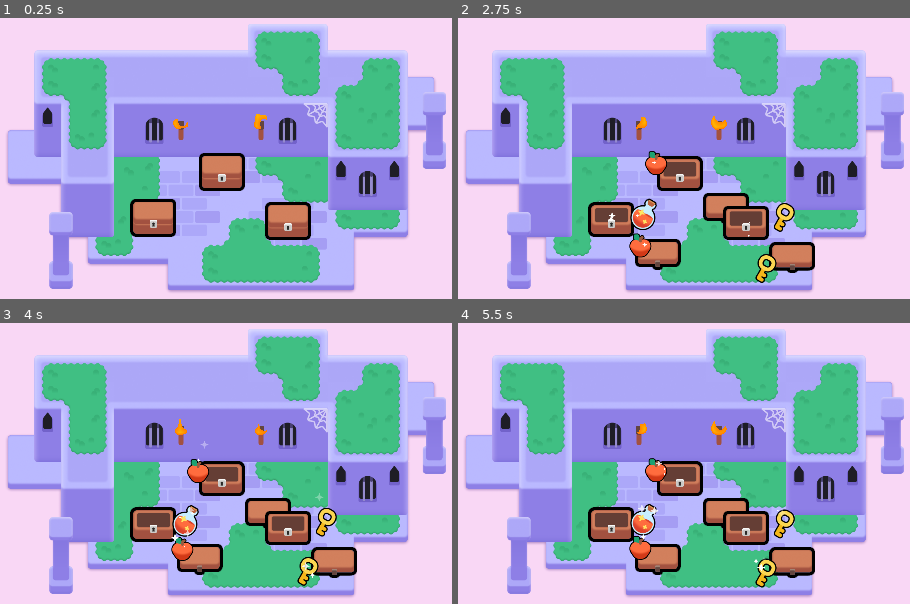
Above: before the commit, frames 1-4 (two rows, left to right).
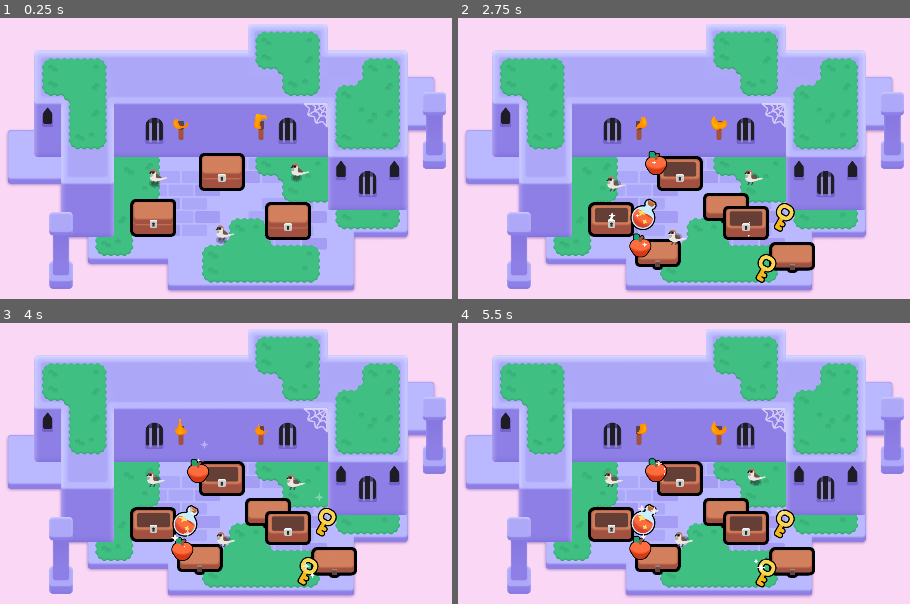
Above: after the commit, the same moments.

Repository: paninikeiko/2d-GameDev-Course
Game: Godot game, scene res://lessons/mini_dungeon.tscn
The game is run twice, just before and just after one commit, with the same random seed, the same clock (stepped at 60 frames per second) and the same inputs.
Inputs (mouse positions are in pixels of both pictures, inside the frame that each line leads up to):
- Up to frame 1 (0.25 s): no input
- Up to frame 2 (2.75 s): tap Enter at 0.5 s; move the mouse to (679, 172) at 0.52 s; press the mouse at (679, 172) at 0.53 s; hold D (move_right) 0.53-1.28 s; tap Space at 0.77, 1.52 s; move the mouse to (611, 217) at 1.27 s; release the mouse at (611, 217) at 1.28 s; hold S (move_down) 1.28-2.03 s; right-click (611, 217) at 1.35 s; click (611, 217) at 1.42 s; move the mouse to (747, 220) at 2.02 s; hold D (move_right) from 2.03 s (still down); tap Z at 2.1 s; click (747, 220) at 2.17 s
- Up to frame 3 (4 s): move the mouse to (180, 570) at 2.77 s; release D (move_right) at 2.78 s; hold W (move_up) 2.78-3.53 s; click (180, 570) at 2.85 s; tap Space at 3.02, 3.77 s; move the mouse to (outside the picture) at 3.52 s; hold A (move_left) from 3.53 s (still down); hold Right mouse button (right_click) from 3.53 s (still down); click (outside the picture) at 3.67 s
- Up to frame 4 (5.5 s): move the mouse to (outside the picture) at 4.27 s; release Right mouse button (right_click) at 4.28 s; tap Z at 4.35 s; click (outside the picture) at 4.42 s; tap Space at 4.52 s; move the mouse to (720, 480) at 5.02 s; release A (move_left) at 5.03 s; press the mouse at (720, 480) at 5.03 s; hold S (move_down) from 5.03 s (still down)

The runs differ from the first frame. In frame 1, 0.4% of the frame differs, in the area x 32-69%, y 51-81%; in frame 2, 0.3%; in frame 3, 0.3%; in frame 4, 0.4%.

Commit message:
M6 L8 & L9 Completed

Diff:
--- /dev/null
+++ b/M06.looting_workbook/Bird.gd
@@ -0,0 +1,34 @@
+extends Node2D
+
+@onready var sprite_2d: Sprite2D = $Sprite2D
+@onready var wait_timer: Timer = $WaitTimer
+@onready var shadow: Sprite2D = $Shadow
+
+func _ready() -> void:
+	wait_timer.wait_time = randf_range(1.0, 3.0)
+	wait_timer.one_shot = true
+	wait_timer.timeout.connect(_animate_one_hop)
+	wait_timer.start()
+
+func _animate_one_hop() -> void:
+	const HOP_DURATION := 0.25
+	const HALF_HOP_DURATION := HOP_DURATION / 2.0
+
+	var random_direction := Vector2(1.0, 0.0).rotated(randf() * 2.0 * PI)
+	var land_position := random_direction * randf_range(0.0, 30.0)
+
+	var tween := create_tween().set_parallel()
+	tween.tween_property(sprite_2d, "position:x", land_position.x, HOP_DURATION)
+	tween.tween_property(shadow, "position", land_position, HOP_DURATION)
+
+	tween = create_tween()
+	tween.set_trans(Tween.TRANS_QUAD)
+	tween.set_ease(Tween.EASE_OUT)
+	const JUMP_HEIGHT := 16.0
+	tween.tween_property(sprite_2d, "position:y", land_position.y - JUMP_HEIGHT, HALF_HOP_DURATION)
+	tween.set_ease(Tween.EASE_IN)
+	tween.tween_property(sprite_2d, "position:y", land_position.y, HALF_HOP_DURATION)
+
+	wait_timer.wait_time = randf_range(1.0, 3.0)
+
+	tween.finished.connect(wait_timer.start)
--- a/M06.looting_workbook/assets/bird/shadow.tscn
+++ b/M06.looting_workbook/assets/bird/shadow.tscn
@@ -18,5 +18,6 @@
 [node name="Shadow" type="Sprite2D"]
 show_behind_parent = true
 material = SubResource("ShaderMaterial_3o8dr")
-scale = Vector2(1.5625, 0.976562)
+position = Vector2(-7, 17)
+scale = Vector2(1.445, 0.977)
 texture = ExtResource("2_2mb0d")
--- a/M06.looting_workbook/assets/torch/torch.gd
+++ b/M06.looting_workbook/assets/torch/torch.gd
@@ -5,3 +5,12 @@
 func _ready() -> void:
 	# This parameter of the shader material gives each flame a slightly different look and randomized animation.
 	flame.material.set("shader_parameter/offset", global_position * 0.1)
+
+func _input_event(viewport: Viewport, event: InputEvent, shape_idx: int) -> void:
+	var is_mouse_pressed: bool = (
+		event is InputEventMouseButton and
+		event.pressed and
+		event.button_index == MOUSE_BUTTON_LEFT
+	)
+	if is_mouse_pressed:
+		flame.visible = not flame.visible
--- a/M06.looting_workbook/assets/torch/torch.tscn
+++ b/M06.looting_workbook/assets/torch/torch.tscn
@@ -28,7 +28,11 @@
 shader_parameter/noise_sampler = SubResource("NoiseTexture2D_1dd3t")
 shader_parameter/flame_gradient = SubResource("GradientTexture1D_cnwig")
 
-[node name="Torch" type="Node2D"]
+[sub_resource type="CapsuleShape2D" id="CapsuleShape2D_jo78k"]
+radius = 19.0
+height = 68.0
+
+[node name="Torch" type="Area2D"]
 script = ExtResource("1_8rman")
 
 [node name="TorchBody" type="Sprite2D" parent="."]
@@ -40,3 +44,7 @@
 position = Vector2(0, -30)
 scale = Vector2(0.28038, 0.28038)
 texture = ExtResource("3_5oi5q")
+
+[node name="CollisionShape2D" type="CollisionShape2D" parent="."]
+position = Vector2(0, -8)
+shape = SubResource("CapsuleShape2D_jo78k")
--- /dev/null
+++ b/M06.looting_workbook/bird.tscn
@@ -0,0 +1,16 @@
+[gd_scene load_steps=4 format=3 uid="uid://npdrbs23jxct"]
+
+[ext_resource type="Script" path="res://Bird.gd" id="1_gjw86"]
+[ext_resource type="PackedScene" uid="uid://dnetm54guji21" path="res://assets/bird/shadow.tscn" id="2_vjmar"]
+[ext_resource type="Texture2D" uid="uid://bwhshkk62k3bh" path="res://assets/bird/sparrow.png" id="3_rc03x"]
+
+[node name="Bird" type="Node2D"]
+script = ExtResource("1_gjw86")
+
+[node name="Shadow" parent="." instance=ExtResource("2_vjmar")]
+
+[node name="Sprite2D" type="Sprite2D" parent="."]
+texture = ExtResource("3_rc03x")
+
+[node name="WaitTimer" type="Timer" parent="."]
+one_shot = true
--- a/M06.looting_workbook/lessons/items/item.gd
+++ b/M06.looting_workbook/lessons/items/item.gd
@@ -1,10 +1,21 @@
 # Script for pickable items. We don't use inheritance here, just composition: an item is any Area2D scene with a child sprite and this script attached. See gem.tscn and health_pack.tscn.
 extends Area2D
-
 
 func _ready() -> void:
 	play_floating_animation()
 
+func _input_event(viewport: Viewport, event: InputEvent, shape_idx: int) -> void:
+	var event_is_mouse_click: bool = (
+		event is InputEventMouseButton and
+		event.button_index == MOUSE_BUTTON_LEFT and
+		event.is_pressed()
+	)
+
+	if event_is_mouse_click:
+		var tween := create_tween()
+		tween.set_trans(Tween.TRANS_CUBIC).set_ease(Tween.EASE_OUT)
+		tween.tween_property(self, "scale", Vector2(0.0, 0.0), 0.3)
+		tween.finished.connect(queue_free)
 
 func play_floating_animation() -> void:
 	var tween := create_tween()
--- a/M06.looting_workbook/lessons/mini_dungeon.tscn
+++ b/M06.looting_workbook/lessons/mini_dungeon.tscn
@@ -7,6 +7,7 @@
 [ext_resource type="Texture2D" uid="uid://l0y1k1obencd" path="res://assets/dungeon/spider_web.png" id="5_ywba7"]
 [ext_resource type="PackedScene" uid="uid://eundh35r605v" path="res://assets/torch/torch.tscn" id="6_fokey"]
 [ext_resource type="PackedScene" uid="uid://4lemokuu61yx" path="res://chest.tscn" id="7_ck34u"]
+[ext_resource type="PackedScene" uid="uid://npdrbs23jxct" path="res://bird.tscn" id="8_q38qr"]
 
 [sub_resource type="TileSetAtlasSource" id="TileSetAtlasSource_6s4s5"]
 texture = ExtResource("1_sym7n")
@@ -331,3 +332,12 @@
 
 [node name="Chest3" parent="." instance=ExtResource("7_ck34u")]
 position = Vector2(737, 385)
+
+[node name="Bird2" parent="." instance=ExtResource("8_q38qr")]
+position = Vector2(424, 239)
+
+[node name="Bird" parent="." instance=ExtResource("8_q38qr")]
+position = Vector2(584, 374)
+
+[node name="Bird3" parent="." instance=ExtResource("8_q38qr")]
+position = Vector2(764, 225)
Not shown: 1 places in M06.looting_workbook/assets/torch/torch.tscn that only renumber resources
Not shown: 1 places in M06.looting_workbook/lessons/mini_dungeon.tscn that only renumber resources
